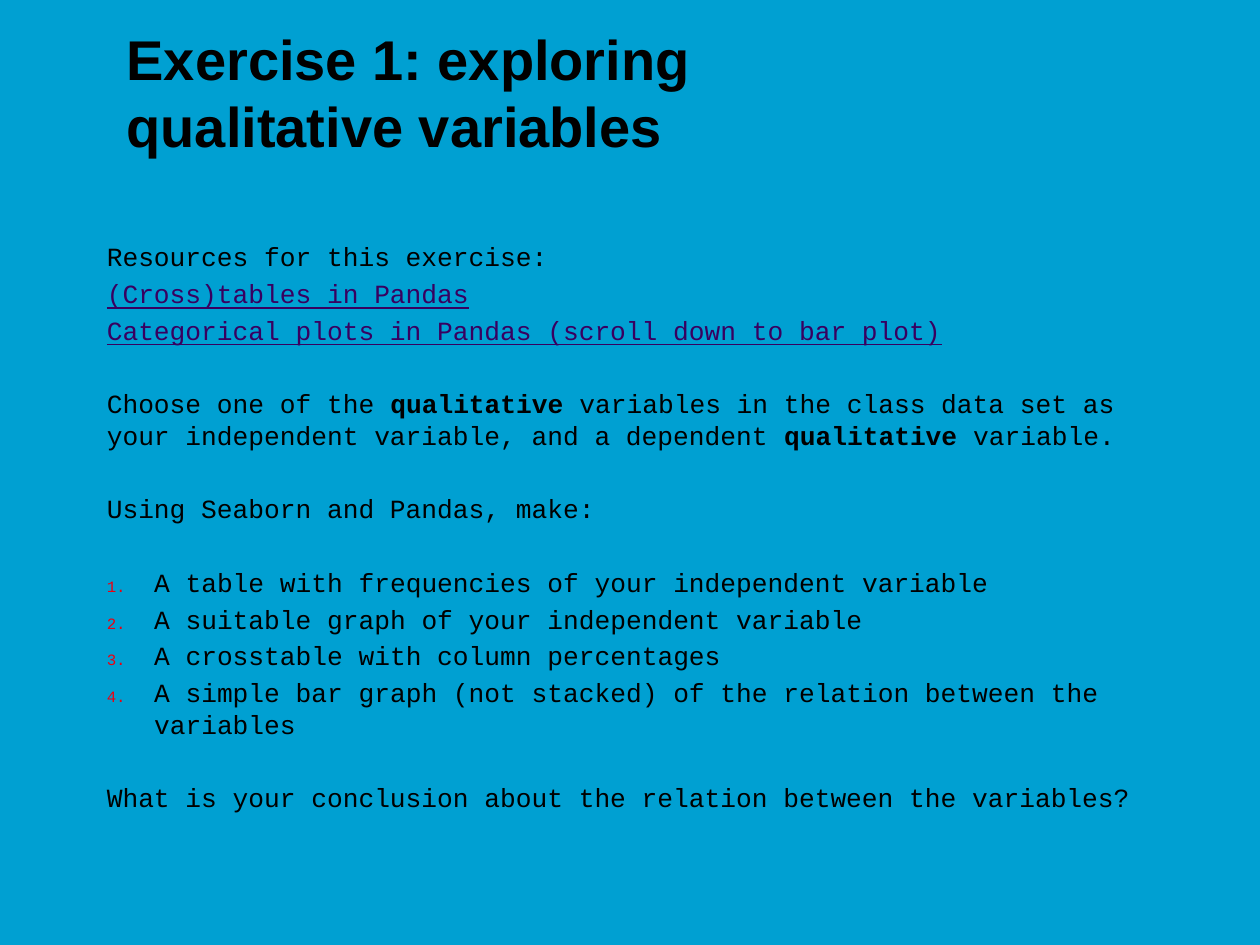
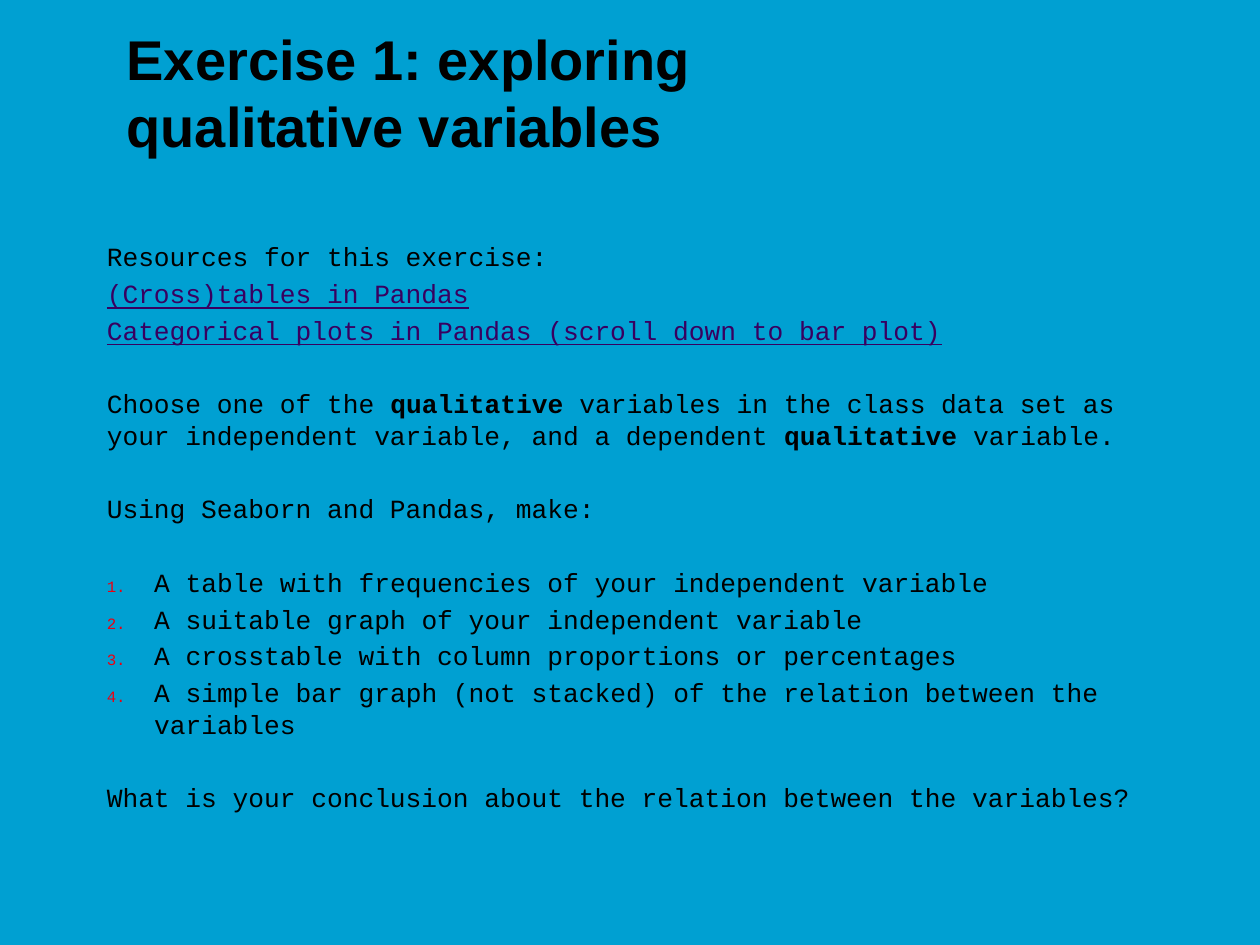
Before and after one commit to jonasmoons/data-driven-learning, a slide deck: slide 15 of slides/ddl-w4l2.pptx. Drawn at 1260x945 pixels with LibreOffice and Linux fonts; fonts in the diff are those of the drawing; background and template pictures are left out. Boxes give left, top, right and bottom in pixels: in the first picture for what was removed or moved away, otherwise in the second. Text is boxed around its words. In the diff, an @@ line names an element or a change of style, - is before the commit and + after.

```diff
--- a/slides/ddl-w4l2.pptx
+++ b/slides/ddl-w4l2.pptx
@@ text at <box>154,647,956,671</box>: text changed @@
-3. A crosstable with column percentages
+3. A crosstable with column proportions or percentages
```
Also in this commit, not shown: 2 other slides changed, 7 slides removed, 6 other files.
